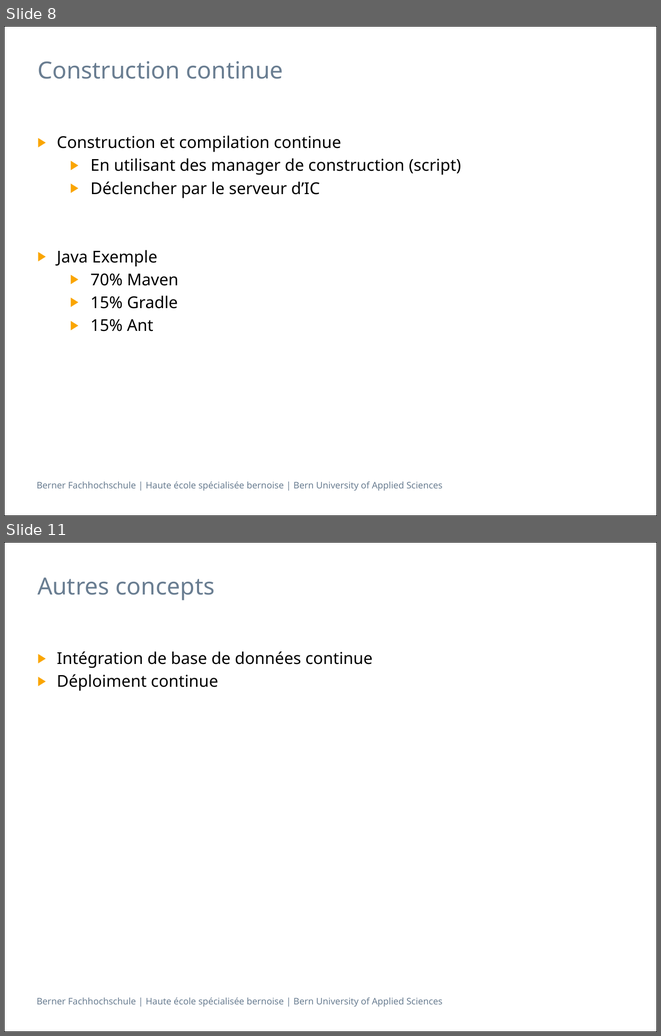
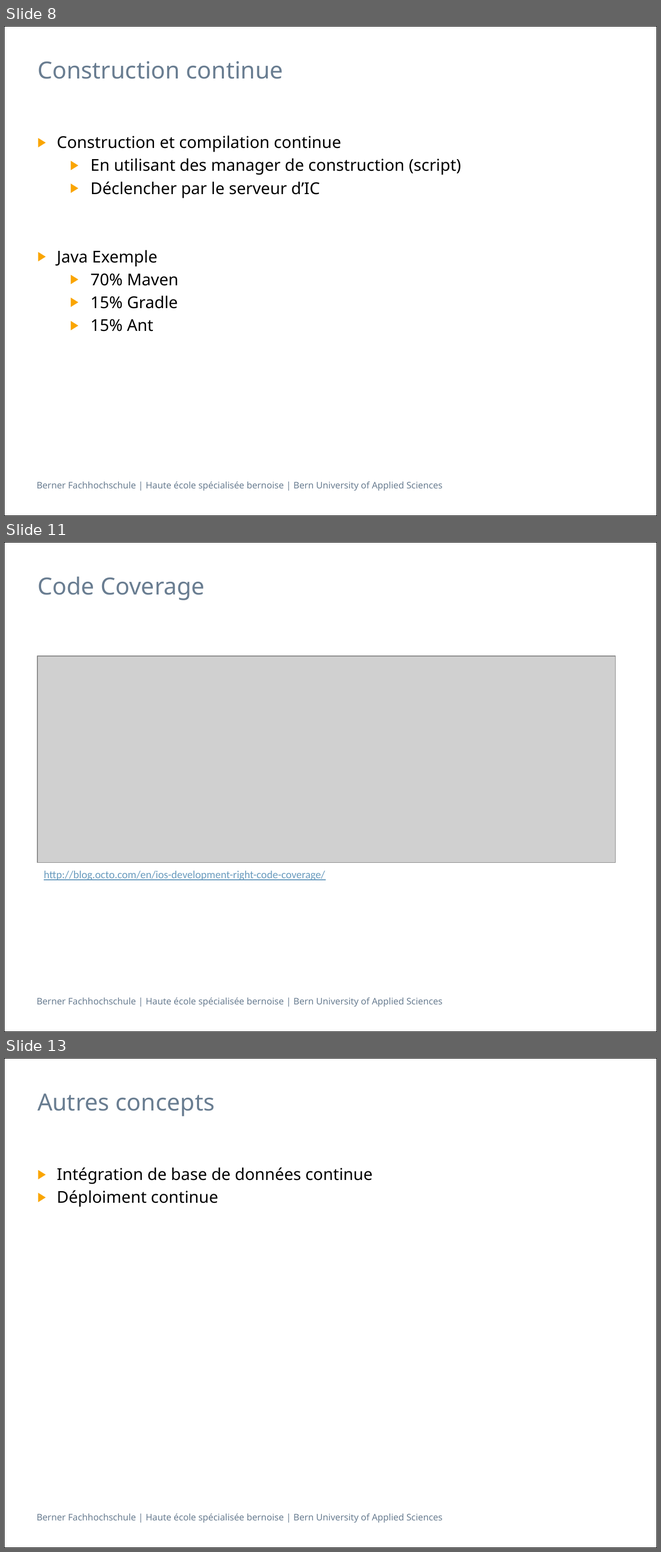
Before and after one commit to h3ll5ur7er/InfoSeminar, a slide deck: continuousIntegration/Infseminar_IntegrationContinue_aescd5.pptx. Shown one above the other, each under a label of ours: slides 8 and 11 before the commit, slides 8, 11 and 13 after it; the slides between them are not shown. The pictures are 661x1036 and 661x1552 pixels, drawn with LibreOffice and Linux fonts; fonts in the diff are those of the drawing; grey boxes stand for pictures. Boxes give left, top, right and bottom in pixels: in the first picture for what was removed or moved away, otherwise in the second. Text is boxed around its words. In the diff, an @@ line names an element or a change of style, - is before the commit and + after.

```diff
--- a/continuousIntegration/Infseminar_IntegrationContinue_aescd5.pptx
+++ b/continuousIntegration/Infseminar_IntegrationContinue_aescd5.pptx
@@ slide 11 added at box(4, 542, 657, 1032), background #FFFFFF; not listed: 2 template elements that a slide beside it also shows @@
@@ title added at box(37, 576, 205, 600), 26 pt, text #697D91 @@
+Code Coverage
@@ picture added at box(37, 655, 615, 862) @@
@@ text added at box(44, 871, 325, 880), 12 pt, text #699BBE, underline @@
+http://blog.octo.com/en/ios-development-right-code-coverage/
@@ what was slide 11 is now slide 13 @@
```
Also in this commit, not shown: 3 slides changed, 6 other slides added, 2 slides removed, 26 other files.
